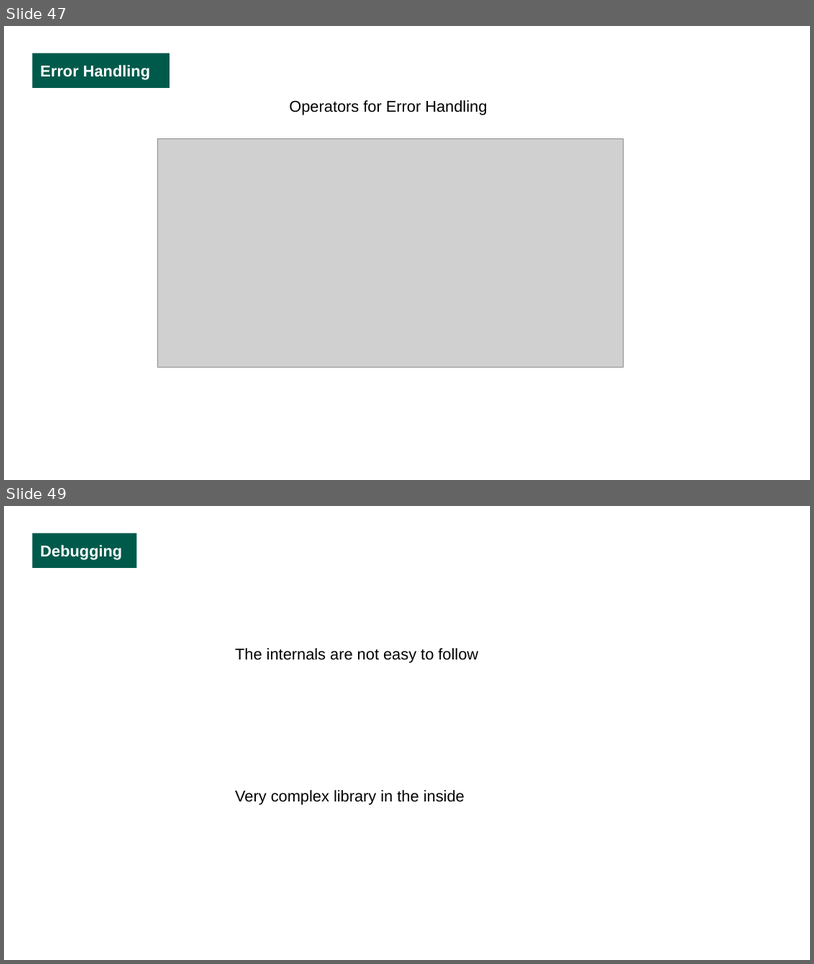
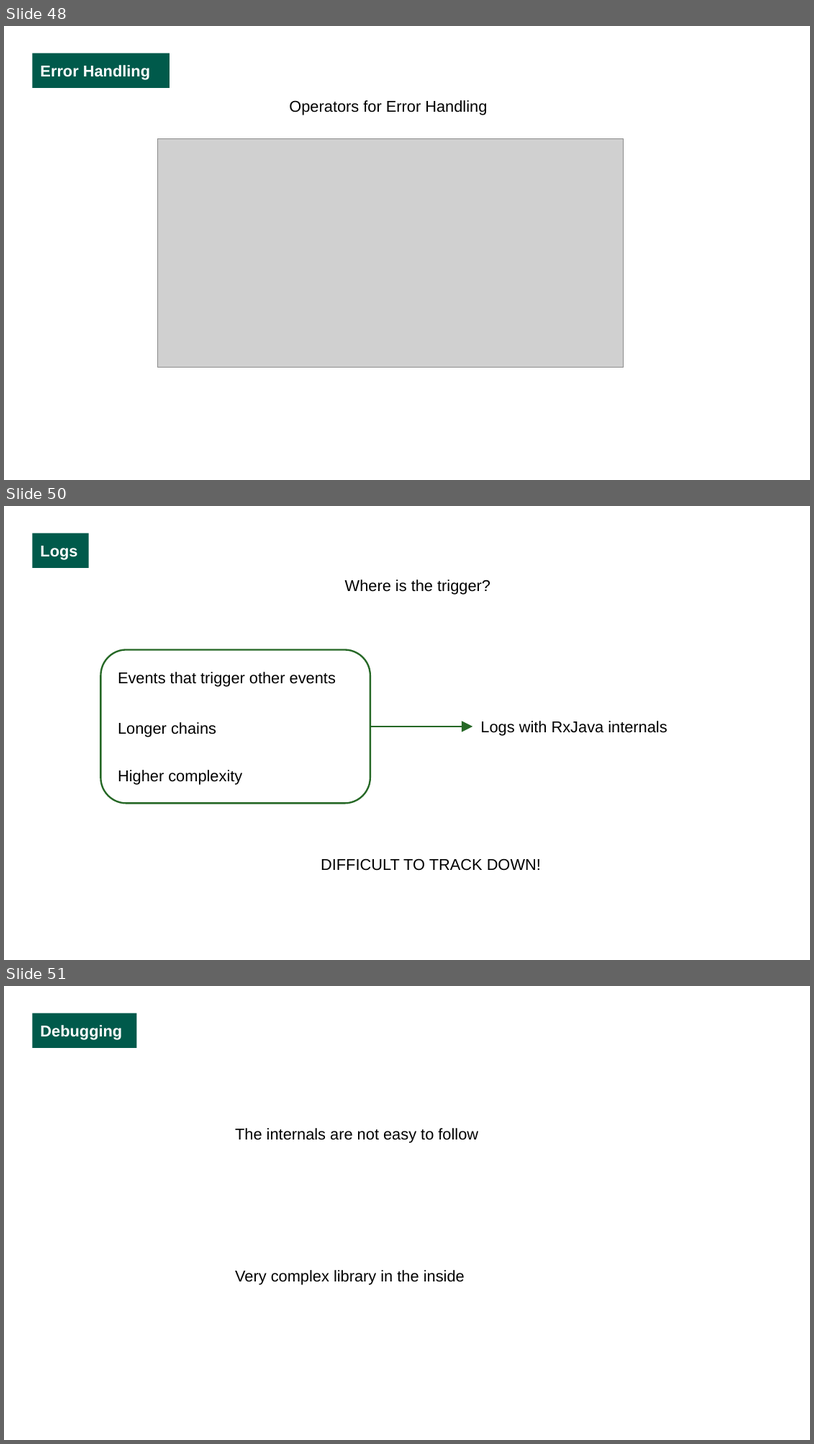
Before and after one commit to luciapayo/DroidconPresentation, a slide deck: Presentation/DroidconRx.potx.pptx. Shown one above the other, each under a label of ours: slides 47 and 49 before the commit, slides 48, 50 and 51 after it; the slides between them are not shown. The pictures are 814x964 and 814x1444 pixels, drawn with LibreOffice and Linux fonts; fonts in the diff are those of the drawing; grey boxes stand for pictures; background and template pictures are left out. Boxes give left, top, right and bottom in pixels: in the first picture for what was removed or moved away, otherwise in the second. Text is boxed around its words. In the diff, an @@ line names an element or a change of style, - is before the commit and + after.

Commit message:
Logs and hot/cold observables

```diff
--- a/Presentation/DroidconRx.potx.pptx
+++ b/Presentation/DroidconRx.potx.pptx
@@ slide 50 added at bbox=[4, 506, 810, 960], background picture (left out) @@
@@ rectangle added at bbox=[32, 533, 89, 568], fill #005A4B, 14 pt, text #FFFFFF, bold @@
+Logs
@@ text added at bbox=[345, 579, 491, 595], 14 pt, text #000000 @@
+Where is the trigger?
@@ rounded rectangle added at bbox=[100, 649, 370, 803], outline #266826 1.5 pt @@
@@ text added at bbox=[118, 672, 336, 687], 14 pt, text #000000 @@
+Events that trigger other events
@@ text added at bbox=[481, 721, 667, 736], 14 pt, text #000000 @@
+Logs with RxJava internals
@@ text added at bbox=[118, 722, 216, 737], 14 pt, text #000000 @@
+Longer chains
@@ arrow added from (370, 726) to (473, 726), #266826 1.5 pt @@
@@ text added at bbox=[118, 770, 242, 785], 14 pt, text #000000 @@
+Higher complexity
@@ text added at bbox=[321, 858, 541, 870], 14 pt, text #000000 @@
+DIFFICULT TO TRACK DOWN!
@@ what was slide 47 is now slide 48 @@
@@ what was slide 49 is now slide 51 @@
```
Also in this commit, not shown: 16 slides changed, 8 other slides added, 3 slides removed, 2 other files.
